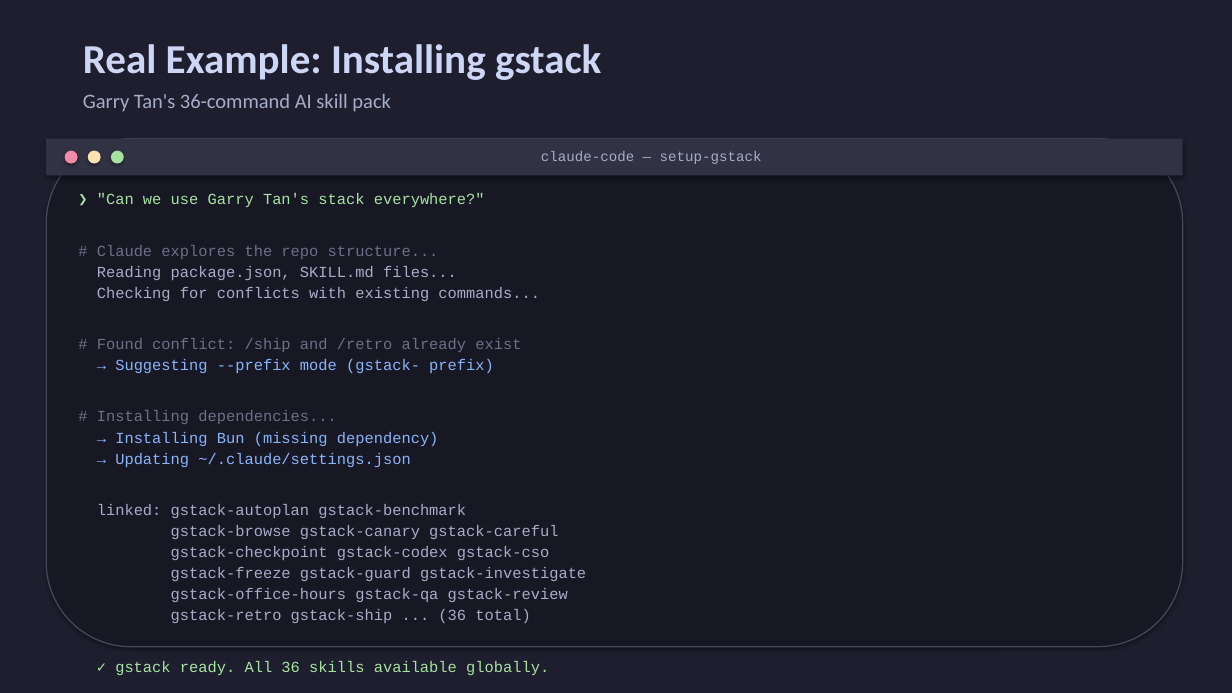
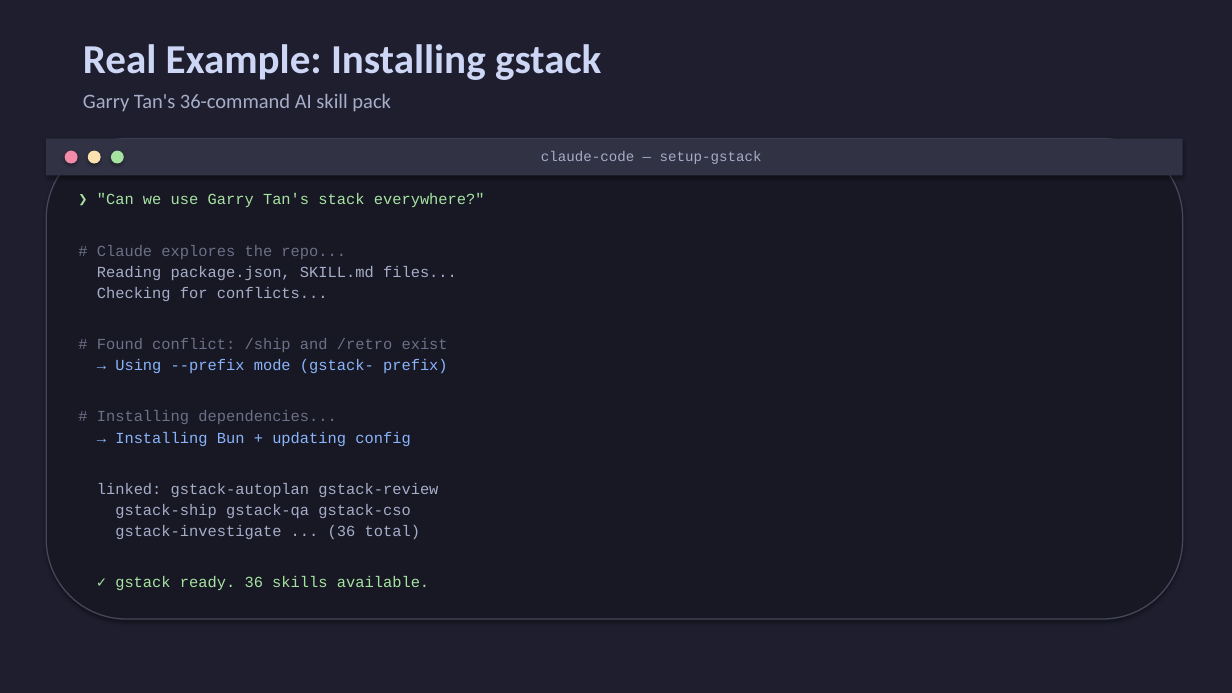
Before and after one commit to harshssd/ai-dev-talk, a slide deck: slide 7 of ai-dev-talk.pptx. Drawn at 1232x693 pixels with LibreOffice and Linux fonts; fonts in the diff are those of the drawing. Boxes give left, top, right and bottom in pixels: in the first picture for what was removed or moved away, otherwise in the second. Text is boxed around its words. In the diff, an @@ line names an element or a change of style, - is before the commit and + after.

```diff
--- a/ai-dev-talk.pptx
+++ b/ai-dev-talk.pptx
@@ rounded rectangle resized from (x1=46, y1=139, x2=1183, y2=647) to (x1=46, y1=139, x2=1183, y2=619) @@
@@ text at (x1=97, y1=245, x2=346, y2=259): text changed @@
-# Claude explores the repo structure...
+# Claude explores the repo...
@@ text at (x1=97, y1=287, x2=448, y2=373): text changed; text colour #A6ADC8 to #6C7086 @@
-Checking for conflicts with existing commands...
-# Found conflict: /ship and /retro already exist
-→ Suggesting --prefix mode (gstack- prefix)
+Checking for conflicts...
+# Found conflict: /ship and /retro exist
+→ Using --prefix mode (gstack- prefix)
@@ text at (x1=97, y1=432, x2=438, y2=590): text changed @@
-→ Installing Bun (missing dependency)
-→ Updating ~/.claude/settings.json
-linked: gstack-autoplan gstack-benchmark
-gstack-browse gstack-canary gstack-careful
-gstack-checkpoint gstack-codex gstack-cso
-gstack-freeze gstack-guard gstack-investigate
-gstack-office-hours gstack-qa gstack-review
-gstack-retro gstack-ship ... (36 total)
-✓ gstack ready. All 36 skills available globally.
+→ Installing Bun + updating config
+linked: gstack-autoplan gstack-review
+gstack-ship gstack-qa gstack-cso
+gstack-investigate ... (36 total)
+✓ gstack ready. 36 skills available.
```
Also in this commit, not shown: 3 other slides changed.
